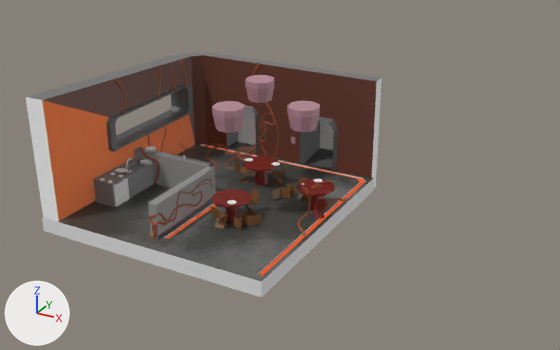
The FBX model GBP/Assets/Source/Models/Rooms/KItchen/Кухня 3.fbx, before and after one commit.
The view is the same before and after, from a 50 mm camera at (72.4, -112.0, 65.7) aimed at (10.9, -0.2, 9.8). Every picture has the same lights, and +X, +Y and +Z are marked at lower left. Where no turn or scale is listed for an object, it has been applied to the vertices.
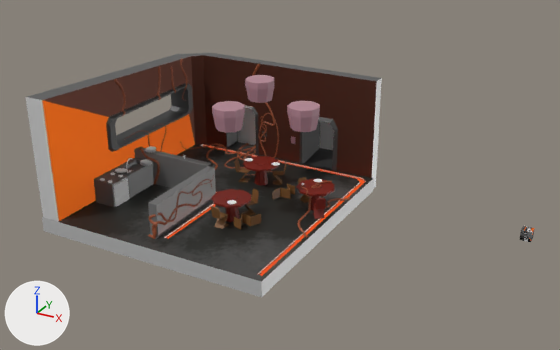
What changed in the scene script:
```text
Change mat_material_003:
    where n0 = _N.new('ShaderNodeBsdfPrincipled'); n0.name = 'Principled BSDF'
    add n0.inputs[1].default_value = 0.725  # 'Metallic'
Add me_cube:
    me_cube.from_pydata(...)  # a box spanning x -1.0..1.0, y -1.0..1.0, z -1.0..1.0
    me_cube.materials.append(mat_material_003)
Add ob_cube:
    ob_cube = bpy.data.objects.new('Cube', me_cube)
    ob_cube.location = (51.4, 19.3, -0.9)
```

What differs and where, as boxes (x1, y1, x2, y2) in the pictures (560 x 350 px):
'Plane', surface changed (brown to orange): (26, 53, 382, 222) in both
'Plane.002', surface changed: (42, 143, 374, 297) in both
'Cube.001', surface changed: (134, 147, 216, 239) in both
'Cube.004', surface changed: (94, 171, 128, 207) in both
'Cube', added: after (520, 226, 534, 242)
'Plane.010', surface changed: (291, 136, 296, 144) in both
'Plane.011', surface changed: (262, 131, 267, 138) in both
